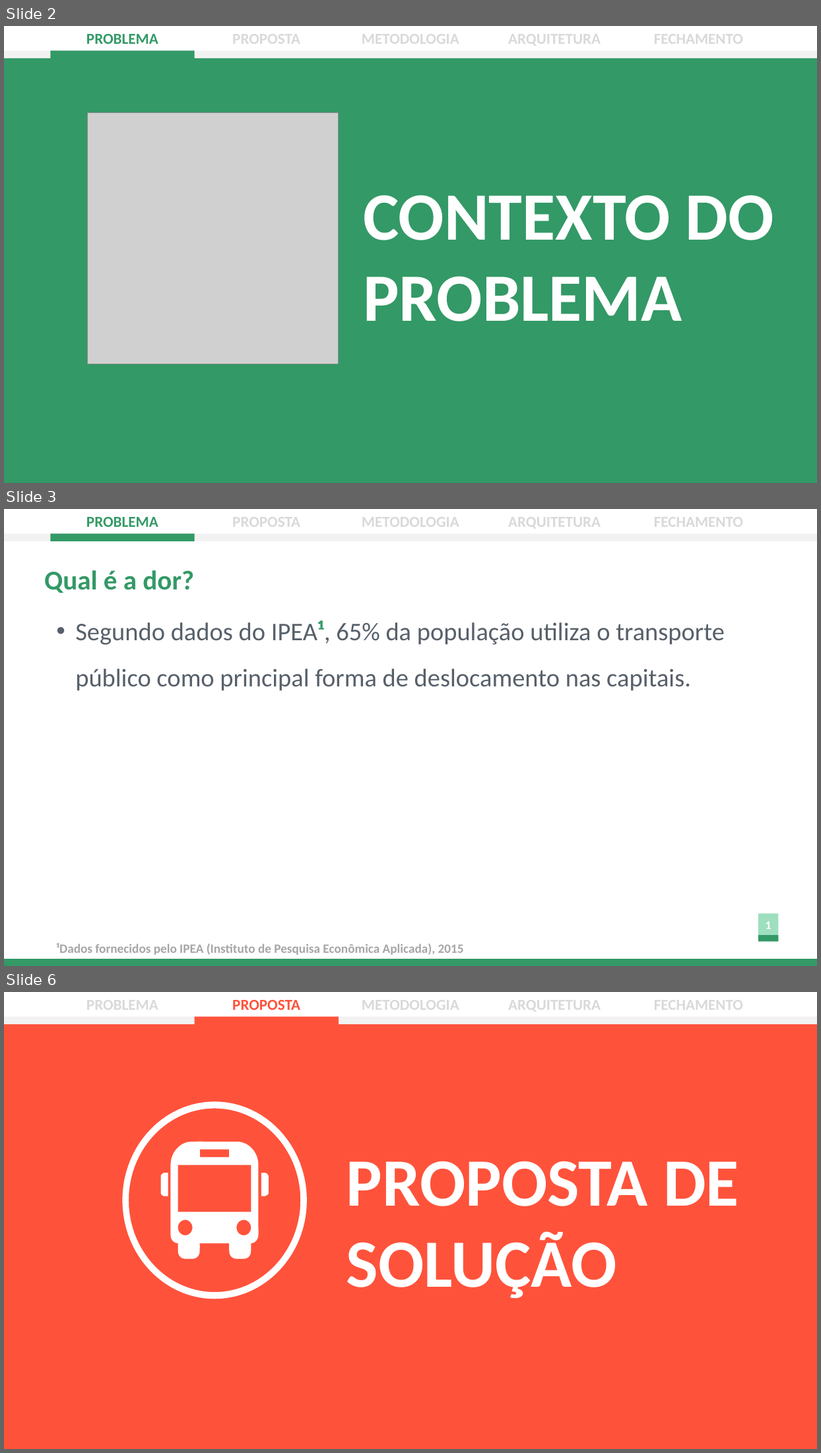
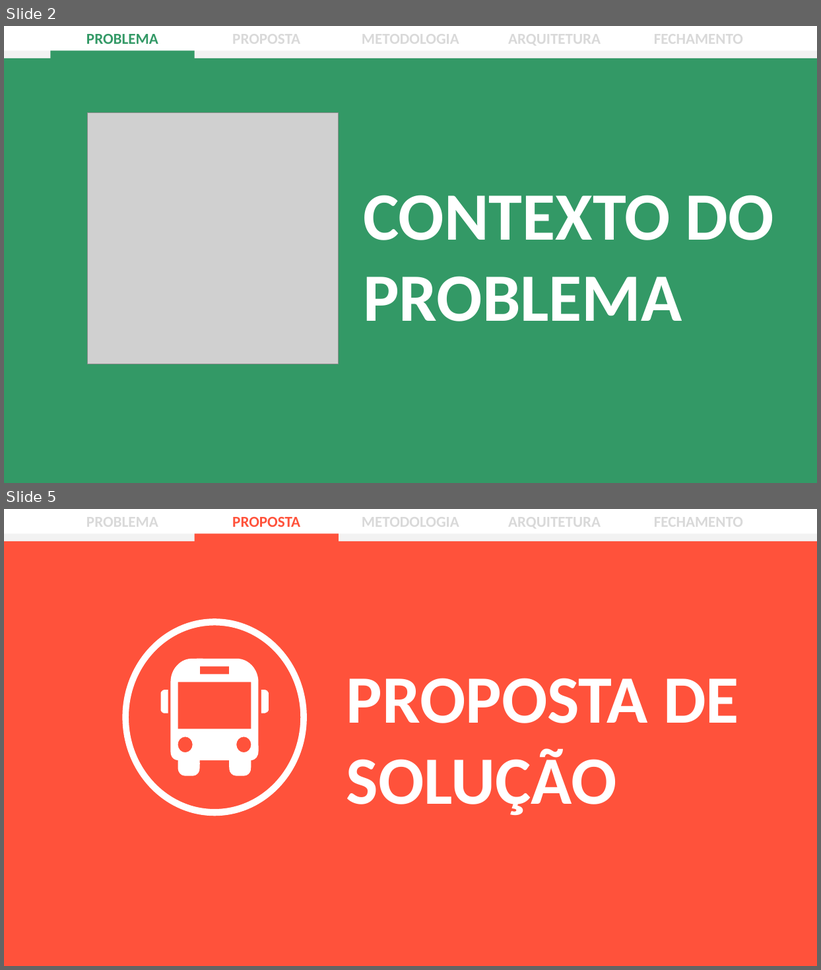
Before and after one commit to ICEI-PUC-Minas-PPLES-TI/plf-es-2022-2-ti1-7924100-mobilidade-urbana, a slide deck: docs/apresentacao/Apresentação - Sprint 4.pptx. Shown one above the other, each under a label of ours: slides 2, 3 and 6 before the commit, slides 2 and 5 after it; the slides between them are not shown. The pictures are 821x1453 and 821x970 pixels, drawn with LibreOffice and Linux fonts; fonts in the diff are those of the drawing; grey boxes stand for pictures. Boxes give left, top, right and bottom in pixels: in the first picture for what was removed or moved away, otherwise in the second. Text is boxed around its words. In the diff, an @@ line names an element or a change of style, - is before the commit and + after.

```diff
--- a/docs/apresentacao/Apresentação - Sprint 4.pptx
+++ b/docs/apresentacao/Apresentação - Sprint 4.pptx
@@ slide 3 removed at bbox=[4, 509, 817, 966], background #FFFFFF @@
@@ text removed at bbox=[86, 517, 158, 527] @@
-PROBLEMA
@@ text removed at bbox=[232, 513, 300, 531] @@
-PROPOSTA
@@ text removed at bbox=[362, 513, 459, 531] @@
-METODOLOGIA
@@ text removed at bbox=[508, 513, 601, 531] @@
-ARQUITETURA
@@ text removed at bbox=[654, 513, 743, 531] @@
-FECHAMENTO
@@ rectangle removed at bbox=[4, 533, 817, 541] @@
@@ rectangle removed at bbox=[50, 533, 194, 541] @@
@@ text removed at bbox=[44, 570, 194, 593] @@
-Qual é a dor?
@@ text removed at bbox=[75, 621, 725, 691] @@
-• Segundo dados do IPEA¹, 65% da população utiliza o transporte público como principal forma de deslocamento nas capitais.
@@ rectangle removed at bbox=[758, 914, 779, 942] @@
@@ text removed at bbox=[766, 921, 772, 929] @@
-1
@@ text removed at bbox=[56, 943, 464, 955] @@
-¹Dados fornecidos pelo IPEA (Instituto de Pesquisa Econômica Aplicada), 2015
@@ rectangle removed at bbox=[758, 935, 779, 941] @@
@@ rectangle removed at bbox=[4, 959, 817, 966] @@
@@ what was slide 6 is now slide 5 @@
```
Also in this commit, not shown: 4 slides changed, 1 other file.
